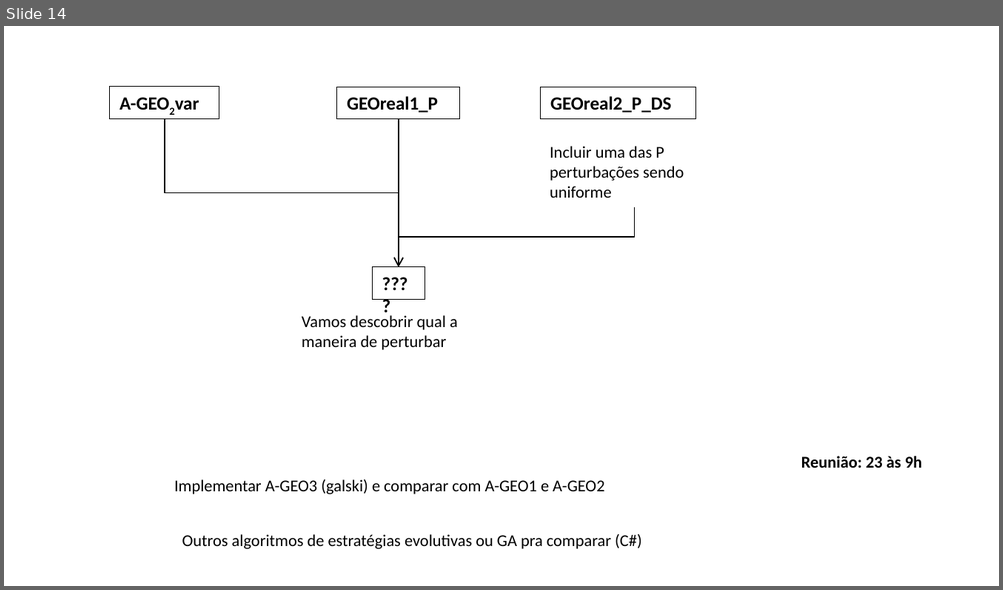
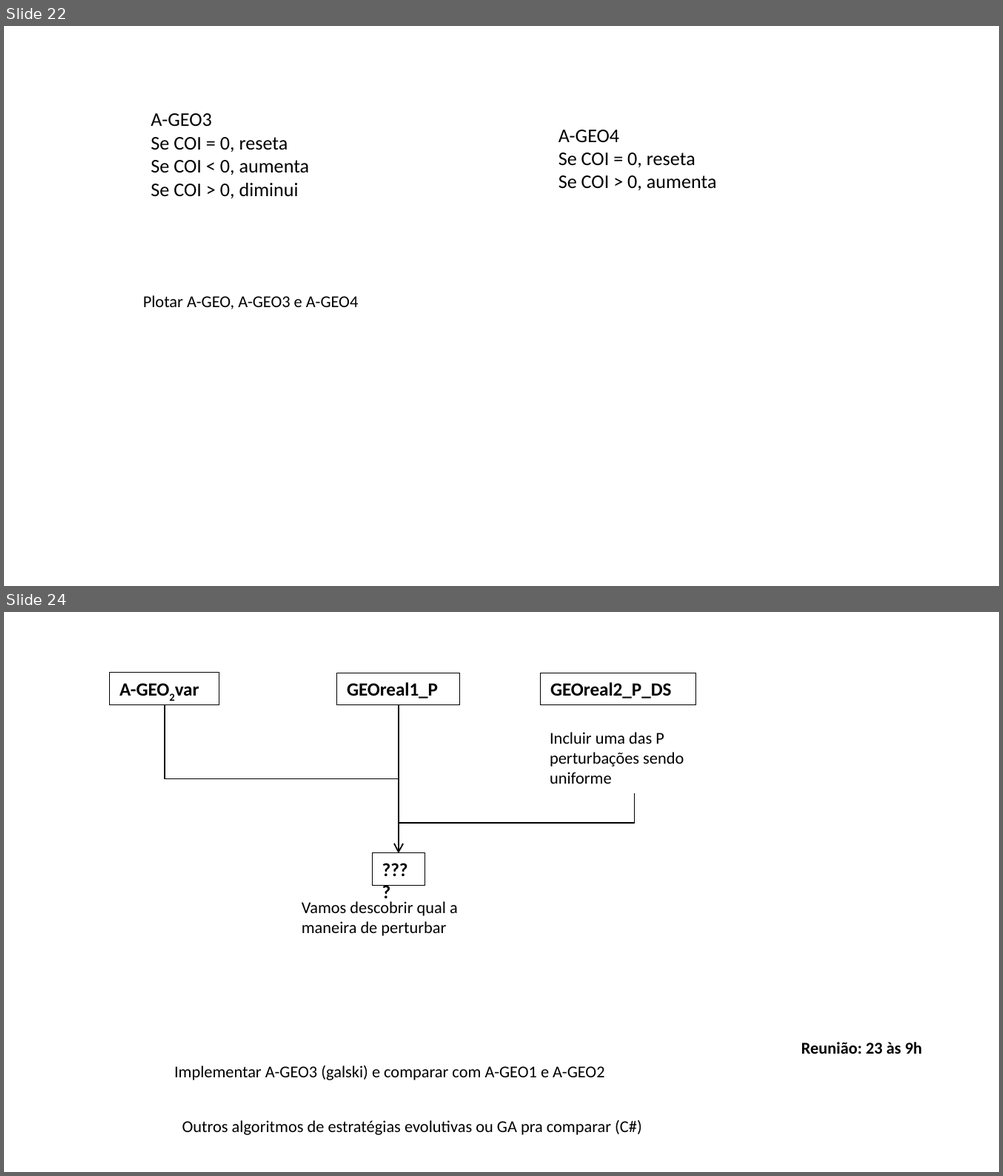
Before and after one commit to leobeckerdaluz/GEO_OptimizationAlgorithms, a slide deck: Apresentacoes/comparação de resultados - v3.pptx. Shown one above the other, each under a label of ours: slide 14 before the commit, slides 22 and 24 after it; the slides between them are not shown. The pictures are 1003x590 and 1003x1176 pixels, drawn with LibreOffice and Linux fonts; fonts in the diff are those of the drawing. Boxes give left, top, right and bottom in pixels: in the first picture for what was removed or moved away, otherwise in the second. Text is boxed around its words. In the diff, an @@ line names an element or a change of style, - is before the commit and + after.

```diff
--- a/Apresentacoes/comparação de resultados - v3.pptx
+++ b/Apresentacoes/comparação de resultados - v3.pptx
@@ slide 22 added at (4,26,999,586), background #FFFFFF @@
@@ text added at (151,113,310,198), 14 pt, text #000000 @@
+A-GEO3
+Se COI = 0, reseta
+Se COI < 0, aumenta
+Se COI > 0, diminui
@@ text added at (558,130,717,190), 14 pt, text #000000 @@
+A-GEO4
+Se COI = 0, reseta
+Se COI > 0, aumenta
@@ text added at (143,295,358,309), 12 pt, text #000000 @@
+Plotar A-GEO, A-GEO3 e A-GEO4
@@ what was slide 14 is now slide 24 @@
```
Also in this commit, not shown: 3 slides changed, 10 other slides added, 2 slides removed, 17 other files.
